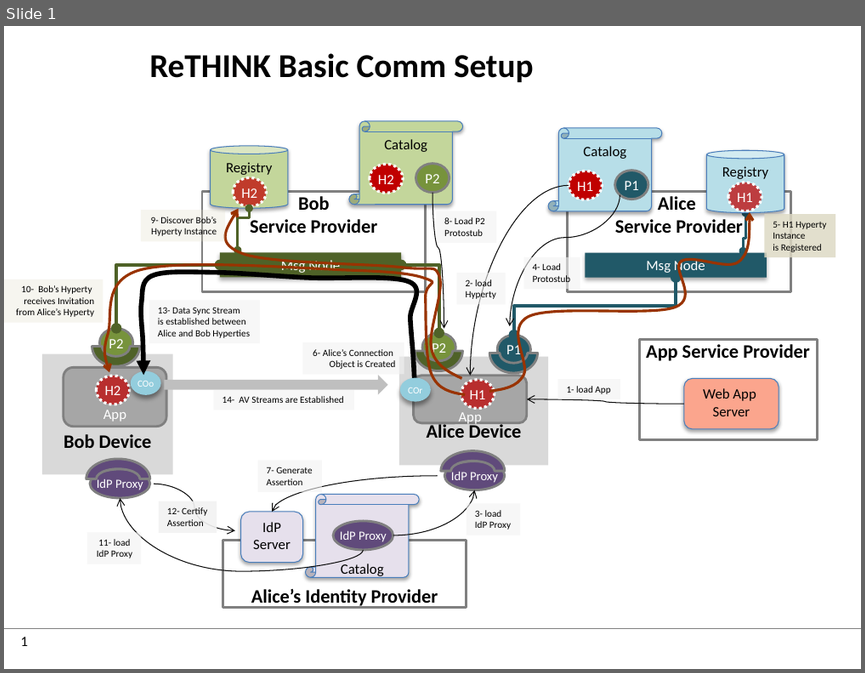
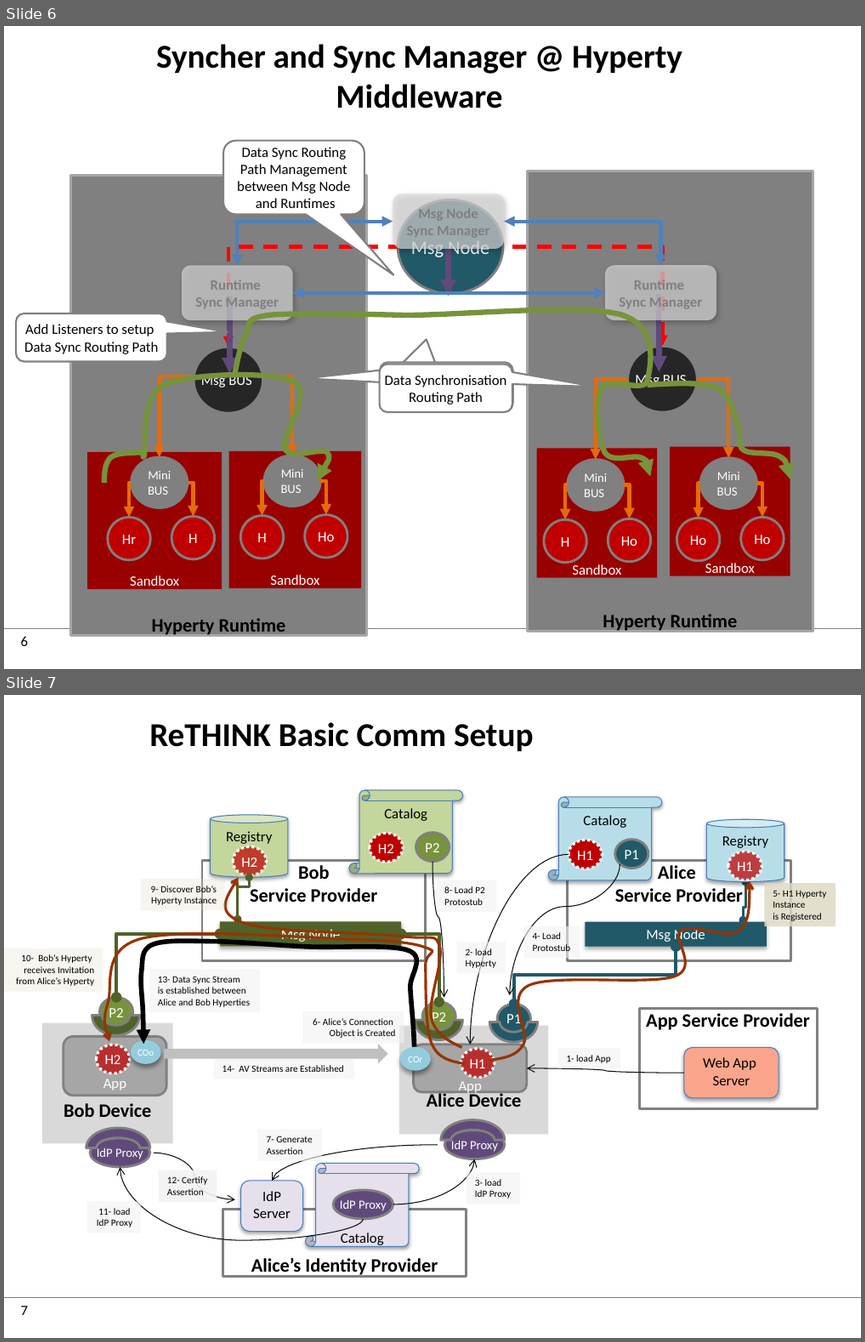
Before and after one commit to reTHINK-project/specs, a slide deck: tutorials/images.pptx. Shown one above the other, each under a label of ours: slide 1 before the commit, slides 6 and 7 after it. The pictures are 865x673 and 865x1342 pixels, drawn with LibreOffice and Linux fonts; fonts in the diff are those of the drawing; background and template pictures are left out. Boxes give left, top, right and bottom in pixels: in the first picture for what was removed or moved away, otherwise in the second. Text is boxed around its words. In the diff, an @@ line names an element or a change of style, - is before the commit and + after.

```diff
--- a/tutorials/images.pptx
+++ b/tutorials/images.pptx
@@ slide 6 added at (x1=4, y1=26, x2=861, y2=669), background #FFFFFF; not listed: 2 template elements that a slide beside it also shows @@
@@ title added at (x1=156, y1=44, x2=682, y2=108), 28 pt, text #000000, bold @@
+Syncher and Sync Manager @ Hyperty Middleware
@@ rounded speech box added at (x1=223, y1=141, x2=364, y2=215), fill #FFFFFF, outline #808080 1.5 pt, 12 pt, text #000000 @@
+Data Sync Routing
+Path Management
+between Msg Node
+and Runtimes
@@ rectangle added at (x1=71, y1=175, x2=367, y2=635), fill #808080, outline #A6A6A6 2 pt, 16 pt, text #000000, bold @@
+Hyperty Runtime
@@ rectangle added at (x1=528, y1=170, x2=813, y2=631), fill #808080, outline #A6A6A6 2 pt, 16 pt, text #000000, bold @@
+Hyperty Runtime
@@ group added at (x1=182, y1=194, x2=716, y2=320): 3 rounded rectangles, 3 elbow double arrows @@
+Runtime
+Sync Manager
+Runtime
+Sync Manager
+Msg Node
+Sync Manager
@@ elbow arrow added from (448, 249) to (448, 296), #604A7B 4.5 pt @@
@@ elbow arrow added from (230, 296) to (230, 374), #604A7B 4.5 pt @@
@@ freeform shape added at (x1=234, y1=304, x2=660, y2=476), outline #77933C 4.5 pt @@
@@ elbow arrow added from (658, 295) to (658, 372), #604A7B 4.5 pt @@
@@ rounded speech box added at (x1=16, y1=313, x2=167, y2=361), fill #FFFFFF, outline #808080 1.5 pt, 12 pt, text #000000 @@
+Add Listeners to setup
+Data Sync Routing Path
@@ freeform shape added at (x1=104, y1=370, x2=332, y2=482), outline #77933C 4.5 pt @@
@@ rounded speech box added at (x1=380, y1=363, x2=512, y2=412), fill #FFFFFF, outline #808080 1.5 pt, 12 pt, text #000000 @@
+Data Synchronisation
+Routing Path
@@ rounded speech box added at (x1=381, y1=363, x2=513, y2=411), fill #FFFFFF, outline #808080 1.5 pt @@
@@ rounded speech box added at (x1=381, y1=362, x2=513, y2=410), fill #FFFFFF, outline #808080 1.5 pt @@
@@ freeform shape added at (x1=647, y1=381, x2=789, y2=479), outline #77933C 4.5 pt @@
@@ group added at (x1=87, y1=200, x2=789, y2=589): 15 ellipses, 14 elbow arrows, 4 rectangles @@
+Sandbox
+Sandbox
+Sandbox
+Msg Node
+Msg BUS
+Sandbox
+Msg BUS
+Mini
+BUS
+Ho
+H
+Mini
+BUS
+Ho
+Ho
+Mini
+BUS
+H
+Hr
+Mini
+BUS
+Ho
+H
@@ what was slide 1 is now slide 7 @@
@@ page number at (x1=21, y1=1305, x2=28, y2=1315): text changed @@
-1
+7
```
Also in this commit, not shown: 1 slide changed, 5 other slides added, 3 other files.
